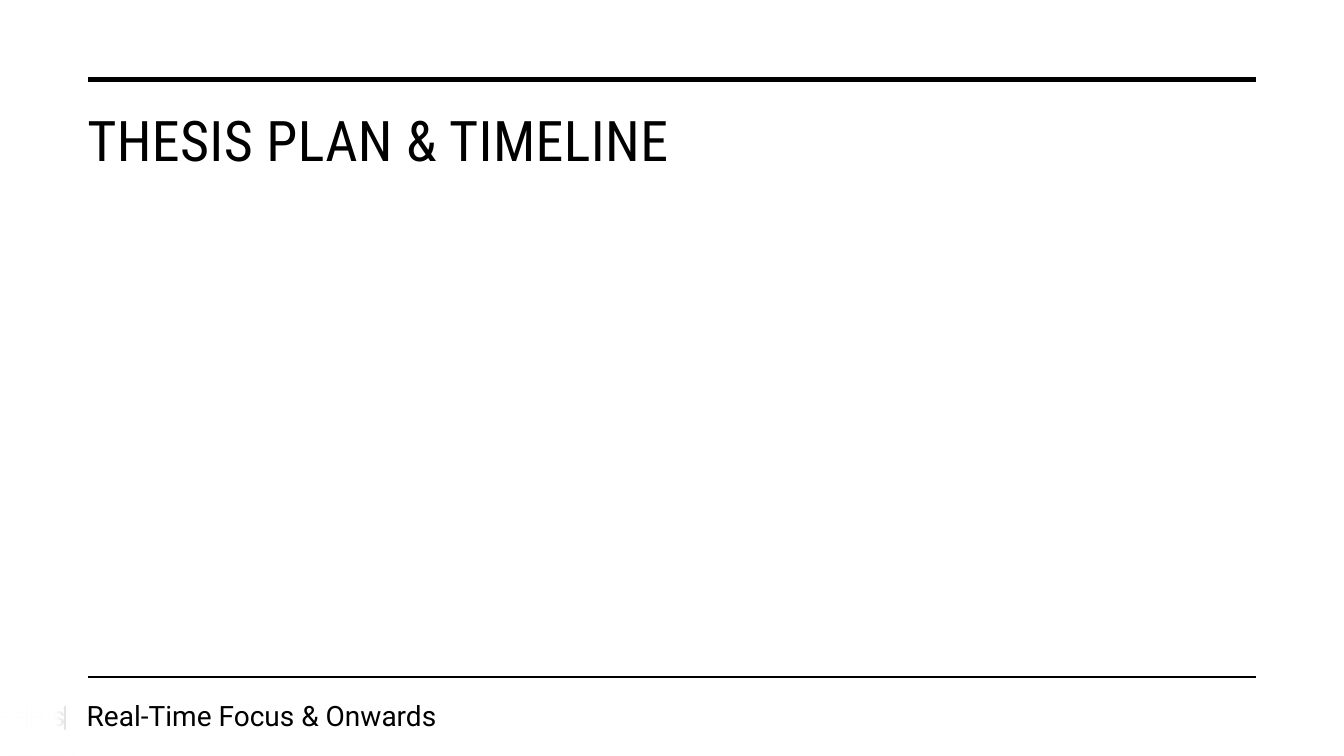
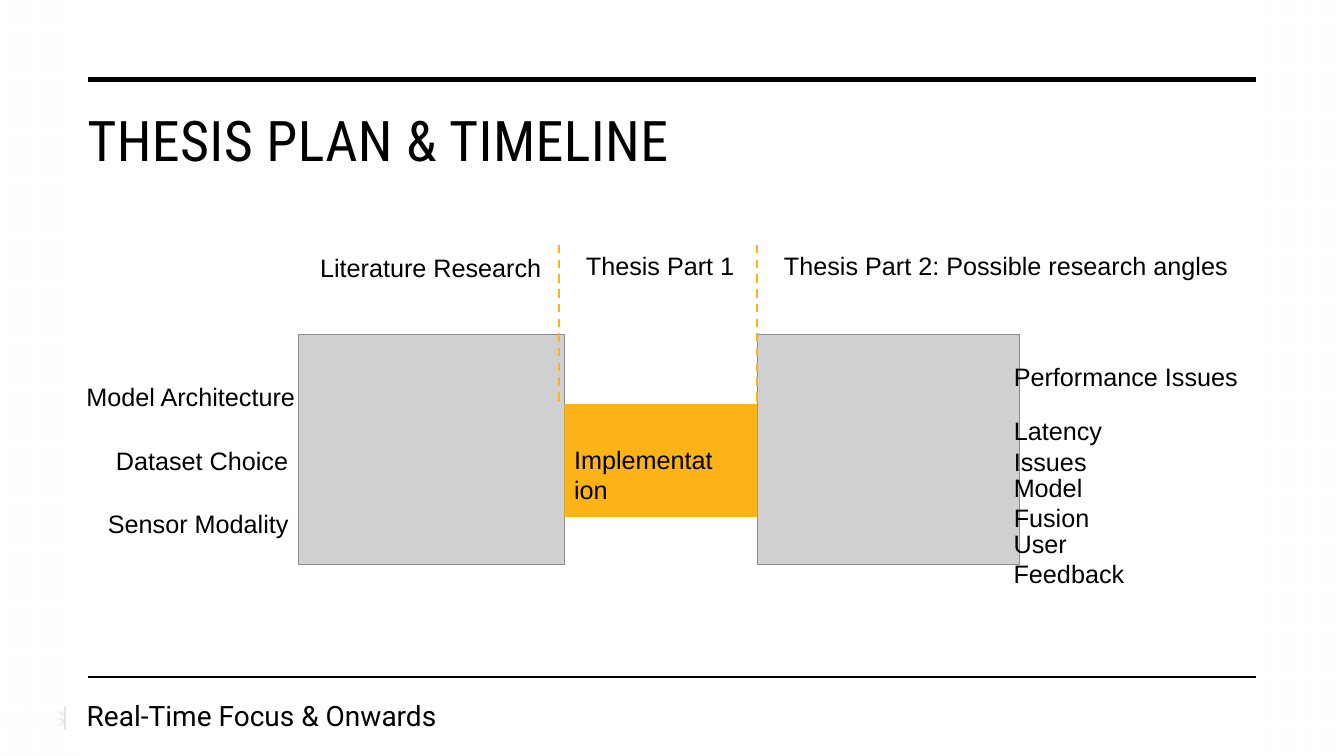
Before and after one commit to AndrewHutani/HMP, a slide deck: slide 14 of Towards Real-Time Human Motion Prediction using Data-Driven and.pptx (slide 13 before the commit). Drawn at 1344x756 pixels with LibreOffice and Linux fonts; fonts in the diff are those of the drawing; grey boxes stand for pictures. Boxes give left, top, right and bottom in pixels: in the first picture for what was removed or moved away, otherwise in the second. Text is boxed around its words. In the diff, an @@ line names an element or a change of style, - is before the commit and + after.

```diff
--- a/Towards Real-Time Human Motion Prediction using Data-Driven and.pptx
+++ b/Towards Real-Time Human Motion Prediction using Data-Driven and.pptx
@@ group added at (86, 245, 1238, 584): 11 texts, 2 pictures, 2 lines, 1 rectangle @@
+Model Architecture
+Dataset Choice
+Sensor Modality
+Performance Issues
+Latency Issues
+Model Fusion
+User Feedback
+Thesis Part 1
+Literature Research
+Implementation
+Thesis Part 2: Possible research angles
```
Also in this commit, not shown: 10 other slides changed, 5 slides added, 3 slides removed, 11 other files.
